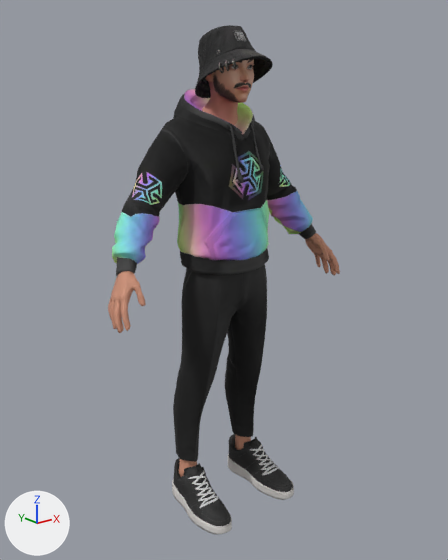
One commit to the glTF model public/models/avatari.glb: the scene before it, then after it.
Camera for both pictures: a camera (50 mm lens) standing at (-1.441, -1.806, 1.663) and looking at (-0.003, -0.01, 0.945). The lights are fixed; the arrows at lower left show +X, +Y and +Z.

Objects in the first picture: 'Wolf3D_Body', 'Wolf3D_Head', 'Wolf3D_Headwear', 'Wolf3D_Outfit_Bottom', 'Wolf3D_Outfit_Footwear', 'Wolf3D_Outfit_Top'.
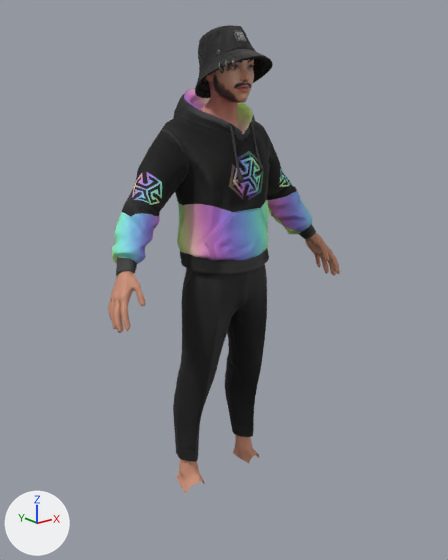
The edits, one by one:
Object 'Wolf3D_Outfit_Footwear' (ob_wolf3d_outfit_footwear) is deleted.

Boxes (x1, y1, x2, y2) around the edits, measured in the pictures (448 x 560 px):
'Wolf3D_Outfit_Footwear', deleted
    before: (172, 434, 294, 535)
